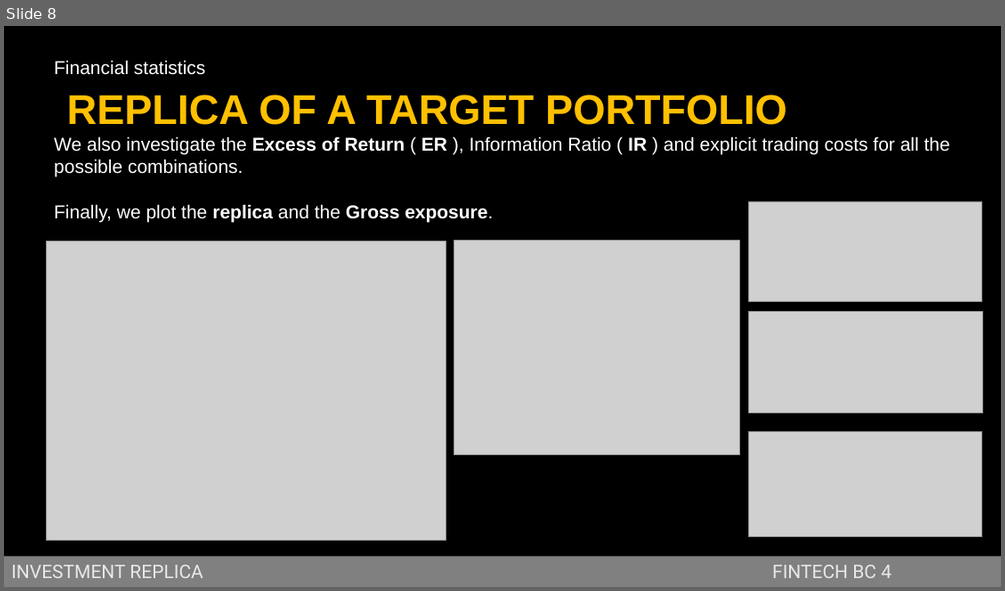
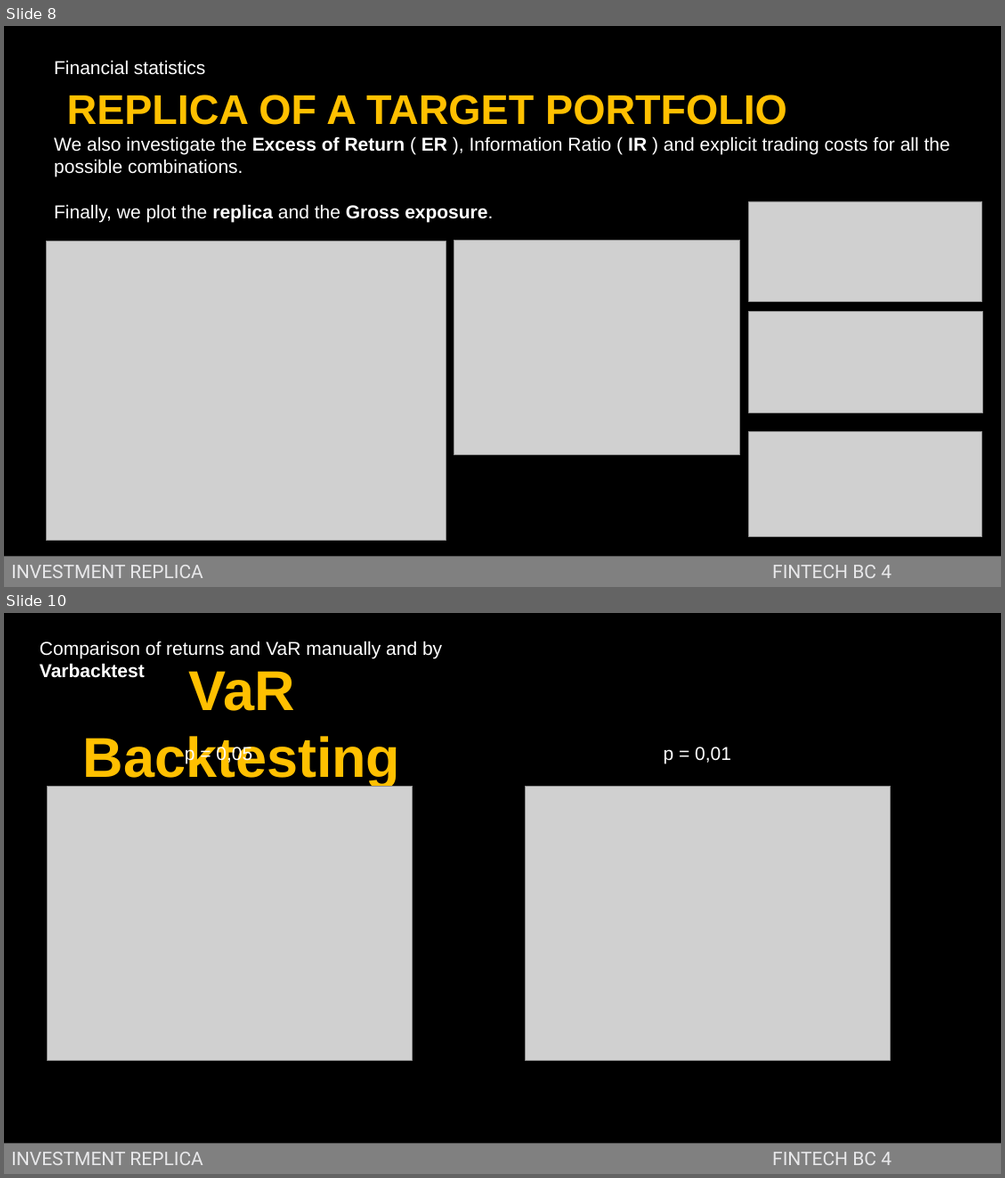
Before and after one commit to jstringara/Fintech, a slide deck: BC4/Bozza.pptx. Shown one above the other, each under a label of ours: slide 8 before the commit, slides 8 and 10 after it; the slides between them are not shown. The pictures are 1005x591 and 1005x1178 pixels, drawn with LibreOffice and Linux fonts; fonts in the diff are those of the drawing; grey boxes stand for pictures; background and template pictures are left out. Boxes give left, top, right and bottom in pixels: in the first picture for what was removed or moved away, otherwise in the second. Text is boxed around its words. In the diff, an @@ line names an element or a change of style, - is before the commit and + after.

```diff
--- a/BC4/Bozza.pptx
+++ b/BC4/Bozza.pptx
@@ slide 10 added at (4, 613, 1001, 1174), background picture (left out) @@
@@ text added at (40, 641, 442, 678), 18 pt, text #FFFFFF @@
+Comparison of returns and VaR manually and by Varbacktest
@@ text added at (83, 671, 401, 787), 54 pt, text #FFC000, bold @@
+VaR Backtesting
@@ text added at (185, 745, 252, 763), 18 pt, text #FFFFFF @@
+p = 0,05
@@ text added at (663, 747, 731, 763), 18 pt, text #FFFFFF @@
+p = 0,01
@@ picture added at (48, 786, 413, 1060) @@
@@ picture added at (526, 786, 890, 1060) @@
@@ rectangle added at (4, 1143, 1001, 1174), fill #808080, 18 pt, text #E8E8EA @@
+INVESTMENT REPLICA FINTECH BC 4
```
Also in this commit, not shown: 1 slide changed, 2 other slides added, 5 slides removed, 1 other file.
